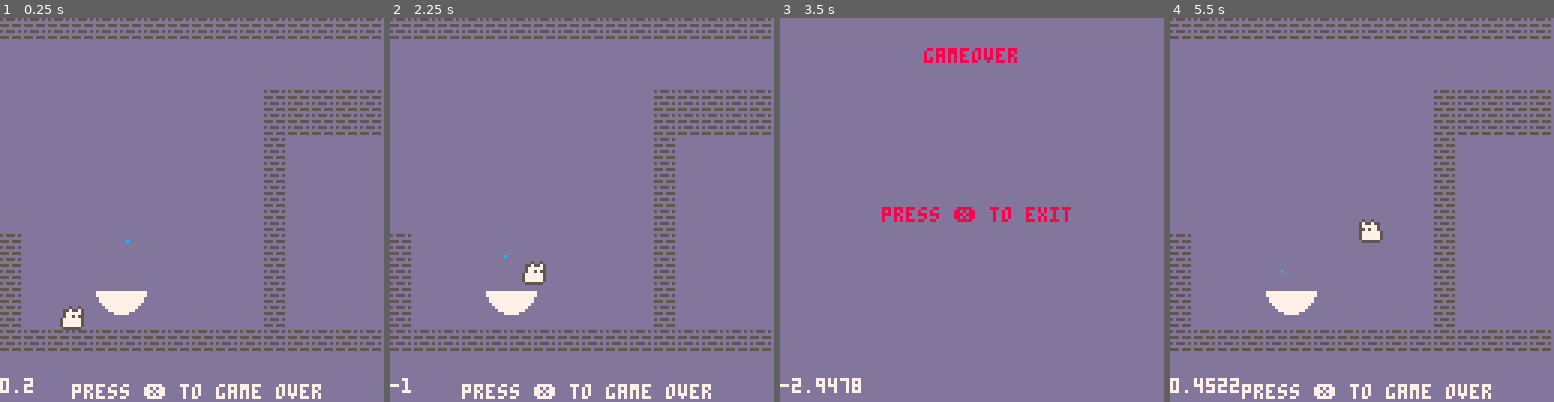
Above: before the commit, frames 1-4 (left to right).
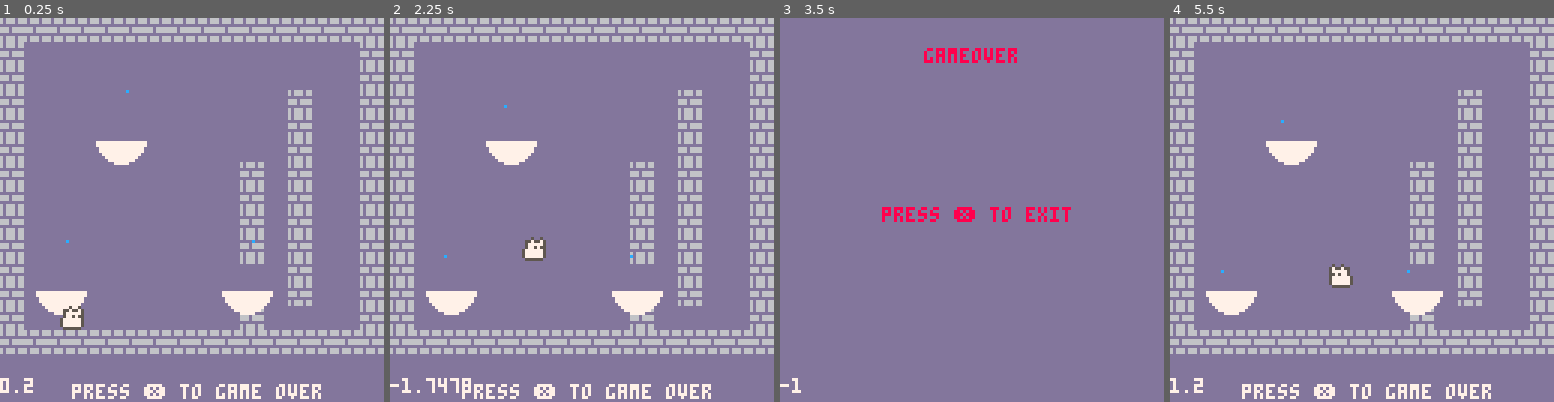
Above: after the commit, the same moments.

Repository: isacben/fanfun
Game: PICO-8 cartridge fanfun.p8
The game is run twice, just before and just after one commit, with the same random seed, the same clock (stepped at 60 frames per second) and the same inputs.
Inputs:
- Up to frame 1 (0.25 s): no input
- Up to frame 2 (2.25 s): tap X (X key) at 0.33, 1.07, 1.85 s; tap O (Z key) at 0.7, 1.7, 2.1 s; hold Right 1.6-2.1 s
- Up to frame 3 (3.5 s): hold Right 2.47-3.03 s; tap O (Z key) at 2.5, 2.9, 3.3 s; tap X (X key) at 2.97 s; hold Left from 3.08 s (still down)
- Up to frame 4 (5.5 s): release Left at 3.58 s; tap O (Z key) every 0.4 s from 3.7 to 5.3 s; hold Right 4.02-4.68 s; tap X (X key) at 4.08, 5.2 s; hold Left from 5.08 s (still down)

The runs differ from the first frame. In frame 1, 23% of the frame differs, in the area x 0-100%, y 0-88%; in frame 2, 24%; in frame 3, 0.3%; in frame 4, 24%, in the area x 0-100%, y 0-98%.

Commit message:
Detect flying with multiple fans

Diff:
--- a/fanfun.p8
+++ b/fanfun.p8
@@ -23,8 +23,9 @@
 	alpha=2.251
 
 	fans={}
-	addfan(40,90)
-
+	addfan(20,90)
+	addfan(40,40)
+	addfan(82,90)
 	debug=""
 end
 
@@ -201,6 +202,7 @@
 
 			p_onground=false
 			p_flying=true
+			break
 		else
 			p_flying=false
 
@@ -277,28 +279,29 @@
 00000000000000000000000000000000000000000000000000000000000000000000000000000000000000000000000000000000000000000000000000000000
 00000000000000000000000000000000000000000000000000000000000000000000000000000000000000000000000000000000000000000000000000000000
 00000000000000000000000000000000000000000000000000000000000000000000000000000000000000000000000000000000000000000000000000000000
-00000000000000000000000000000000000000000000000000000000000000000000000000000000000000000000000000000000000000005055505000000000
-00000000000000000000000000000000000000000000000000000000000000000000000000000000000000000000000000000000000000000000000000000000
-00000000000000000000000000000000000000000000000000000000000000000000000000000000000000000000000000000000000000005550555000000000
-00000000000000000000000000000000000000000000000000000000000000000000000000000000000000000000000000000000000000000000000000000000
-00000000000000000000000000000000000000000000000000000000000000000000000000000000000000000000000000000000000000005055505000000000
-00000000000000000000000000000000000000000000000000000000000000000000000000000000000000000000000000000000000000000000000000000000
-00000000000000000000000000000000000000000000000000000000000000000000000000000000000000000000000000000000000000005550555000000000
+00000000000000000000000000000000000000000000000000000000000000000000000000000000000000000000000000000000000000006066606600000000
+00000000000000000000000000000000000000000000000000000000000000000000000000000000000000000000000000000000000000006066606600000000
+00000000000000000000000000000000000000000000000000000000000000000000000000000000000000000000000000000000000000000000000000000000
+00000000000000000000000000000000000000000000000000000000000000000000000000000000000000000000000000000000000000006660666600000000
+00000000000000000000000000000000000000000000000000000000000000000000000000000000000000000000000000000000000000006660666600000000
+00000000000000000000000000000000000000000000000000000000000000000000000000000000000000000000000000000000000000000000000000000000
+00000000000000000000000000000000000000000000000000000000000000000000000000000000000000000000000000000000000000006066606600000000
+00000000000000000000000000000000000000000000000000000000000000000000000000000000000000000000000000000000000000006066606600000000
 __gff__
 0000000000000000000000000000000100000000000000000000000000000000000000000000000000000000000002000000000000000000000000000000000000000000000000000000000000000000000000000000000000000000000000000000000000000000000000000000000000000000000000000000000000000000
 0000000000000000000000000000000000000000000000000000000000000000000000000000000000000000000000000000000000000000000000000000000000000000000000000000000000000000000000000000000000000000000000000000000000000000000000000000000000000000000000000000000000000000
 __map__
 2e2e2e2e2e2e2e2e2e2e2e2e2e2e2e2e00000000000000000000000000000000000000000000000000000000000000000000000000000000000000000000000000000000000000000000000000000000000000000000000000000000000000000000000000000000000000000000000000000000000000000000000000000000
-0000000000000000000000000000000000000000000000000000000000000000000000000000000000000000000000000000000000000000000000000000000000000000000000000000000000000000000000000000000000000000000000000000000000000000000000000000000000000000000000000000000000000000
-0000000000000000000000000000000000000000000000000000000000000000000000000000000000000000000000000000000000000000000000000000000000000000000000000000000000000000000000000000000000000000000000000000000000000000000000000000000000000000000000000000000000000000
-00000000000000000000002e2e2e2e2e00000000000000000000000000000000000000000000000000000000000000000000000000000000000000000000000000000000000000000000000000000000000000000000000000000000000000000000000000000000000000000000000000000000000000000000000000000000
-00000000000000000000002e2e2e2e2e00000000000000000000000000000000000000000000000000000000000000000000000000000000000000000000000000000000000000000000000000000000000000000000000000000000000000000000000000000000000000000000000000000000000000000000000000000000
-00000000000000000000002e0000000000000000000000000000000000000000000000000000000000000000000000000000000000000000000000000000000000000000000000000000000000000000000000000000000000000000000000000000000000000000000000000000000000000000000000000000000000000000
-00000000000000000000002e0000000000000000000000000000000000000000000000000000000000000000000000000000000000000000000000000000000000000000000000000000000000000000000000000000000000000000000000000000000000000000000000000000000000000000000000000000000000000000
-00000000000000000000002e0000000000000000000000000000000000000000000000000000000000000000000000000000000000000000000000000000000000000000000000000000000000000000000000000000000000000000000000000000000000000000000000000000000000000000000000000000000000000000
-00000000000000000000002e0000000000000000000000000000000000000000000000000000000000000000000000000000000000000000000000000000000000000000000000000000000000000000000000000000000000000000000000000000000000000000000000000000000000000000000000000000000000000000
-2e000000000000000000002e0000000000000000000000000000000000000000000000000000000000000000000000000000000000000000000000000000000000000000000000000000000000000000000000000000000000000000000000000000000000000000000000000000000000000000000000000000000000000000
-2e000000000000000000002e0000000000000000000000000000000000000000000000000000000000000000000000000000000000000000000000000000000000000000000000000000000000000000000000000000000000000000000000000000000000000000000000000000000000000000000000000000000000000000
-2e000000000000000000002e0000000000000000000000000000000000000000000000000000000000000000000000000000000000000000000000000000000000000000000000000000000000000000000000000000000000000000000000000000000000000000000000000000000000000000000000000000000000000000
-2e000000000000000000002e0000000000000000000000000000000000000000000000000000000000000000000000000000000000000000000000000000000000000000000000000000000000000000000000000000000000000000000000000000000000000000000000000000000000000000000000000000000000000000
+2e00000000000000000000000000002e00000000000000000000000000000000000000000000000000000000000000000000000000000000000000000000000000000000000000000000000000000000000000000000000000000000000000000000000000000000000000000000000000000000000000000000000000000000
+2e00000000000000000000000000002e00000000000000000000000000000000000000000000000000000000000000000000000000000000000000000000000000000000000000000000000000000000000000000000000000000000000000000000000000000000000000000000000000000000000000000000000000000000
+2e00000000000000000000002e00002e00000000000000000000000000000000000000000000000000000000000000000000000000000000000000000000000000000000000000000000000000000000000000000000000000000000000000000000000000000000000000000000000000000000000000000000000000000000
+2e00000000000000000000002e00002e00000000000000000000000000000000000000000000000000000000000000000000000000000000000000000000000000000000000000000000000000000000000000000000000000000000000000000000000000000000000000000000000000000000000000000000000000000000
+2e00000000000000000000002e00002e00000000000000000000000000000000000000000000000000000000000000000000000000000000000000000000000000000000000000000000000000000000000000000000000000000000000000000000000000000000000000000000000000000000000000000000000000000000
+2e0000000000000000002e002e00002e00000000000000000000000000000000000000000000000000000000000000000000000000000000000000000000000000000000000000000000000000000000000000000000000000000000000000000000000000000000000000000000000000000000000000000000000000000000
+2e0000000000000000002e002e00002e00000000000000000000000000000000000000000000000000000000000000000000000000000000000000000000000000000000000000000000000000000000000000000000000000000000000000000000000000000000000000000000000000000000000000000000000000000000
+2e0000000000000000002e002e00002e00000000000000000000000000000000000000000000000000000000000000000000000000000000000000000000000000000000000000000000000000000000000000000000000000000000000000000000000000000000000000000000000000000000000000000000000000000000
+2e0000000000000000002e002e00002e00000000000000000000000000000000000000000000000000000000000000000000000000000000000000000000000000000000000000000000000000000000000000000000000000000000000000000000000000000000000000000000000000000000000000000000000000000000
+2e0000000000000000002e002e00002e00000000000000000000000000000000000000000000000000000000000000000000000000000000000000000000000000000000000000000000000000000000000000000000000000000000000000000000000000000000000000000000000000000000000000000000000000000000
+2e0000000000000000002e002e00002e00000000000000000000000000000000000000000000000000000000000000000000000000000000000000000000000000000000000000000000000000000000000000000000000000000000000000000000000000000000000000000000000000000000000000000000000000000000
+2e0000000000000000002e000000002e00000000000000000000000000000000000000000000000000000000000000000000000000000000000000000000000000000000000000000000000000000000000000000000000000000000000000000000000000000000000000000000000000000000000000000000000000000000
 2e2e2e2e2e2e2e2e2e2e2e2e2e2e2e2e00000000000000000000000000000000000000000000000000000000000000000000000000000000000000000000000000000000000000000000000000000000000000000000000000000000000000000000000000000000000000000000000000000000000000000000000000000000
